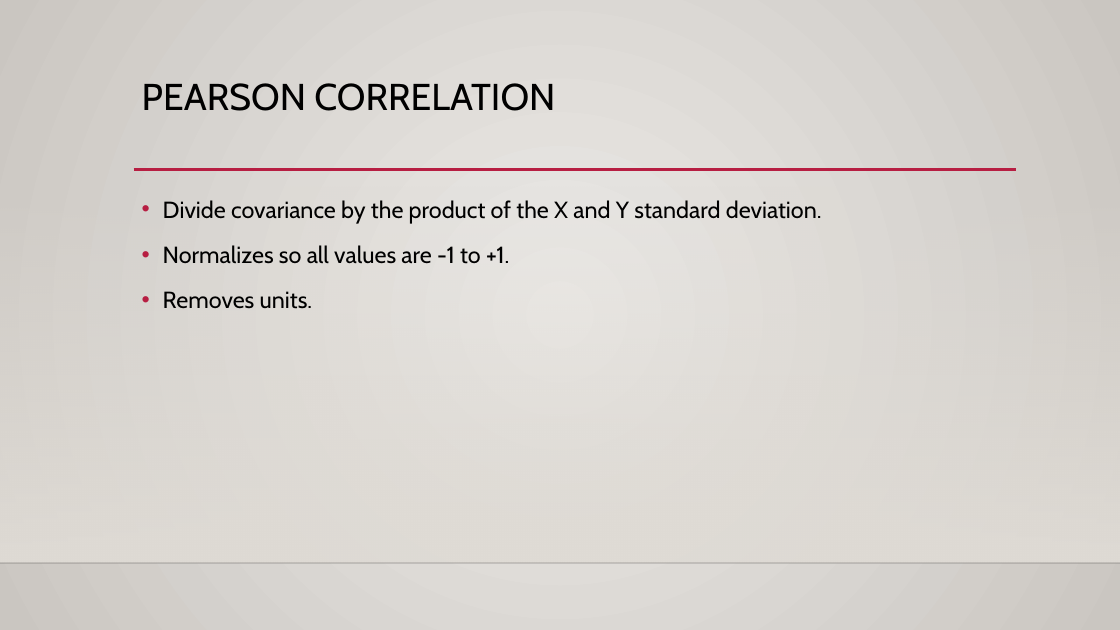
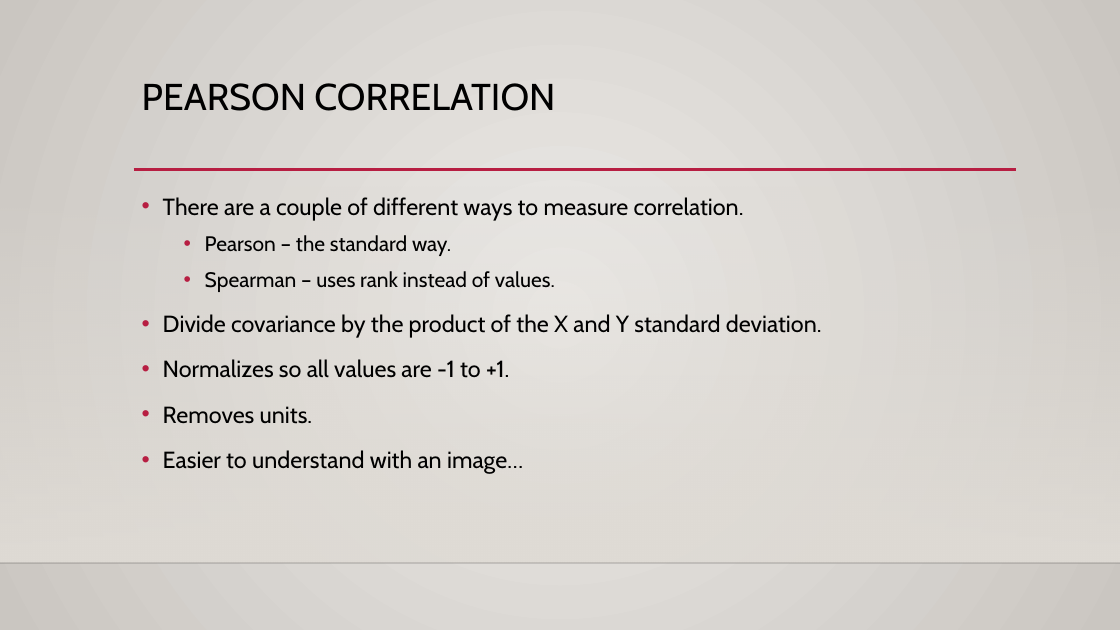
Before and after one commit to AkeemSemper/Basic_Stats_in_Python_Student_Workbooks, a slide deck: slide 9 of reference_material/slides/011_Correlation_Scatter.pptx. Drawn at 1120x630 pixels with LibreOffice and Linux fonts; fonts in the diff are those of the drawing; background and template pictures are left out. Boxes give left, top, right and bottom in pixels: in the first picture for what was removed or moved away, otherwise in the second. Text is boxed around its words. In the diff, an @@ line names an element or a change of style, - is before the commit and + after.

```diff
--- a/reference_material/slides/011_Correlation_Scatter.pptx
+++ b/reference_material/slides/011_Correlation_Scatter.pptx
@@ text at bbox=[163, 197, 744, 292]: paragraphs added @@
+• There are a couple of different ways to measure correlation.
+  • Pearson – the standard way.
+  • Spearman – uses rank instead of values.
@@ text at bbox=[163, 450, 523, 474]: paragraph added @@
+• Easier to understand with an image…
```
Also in this commit, not shown: 1 other slide changed, 11 other files.
